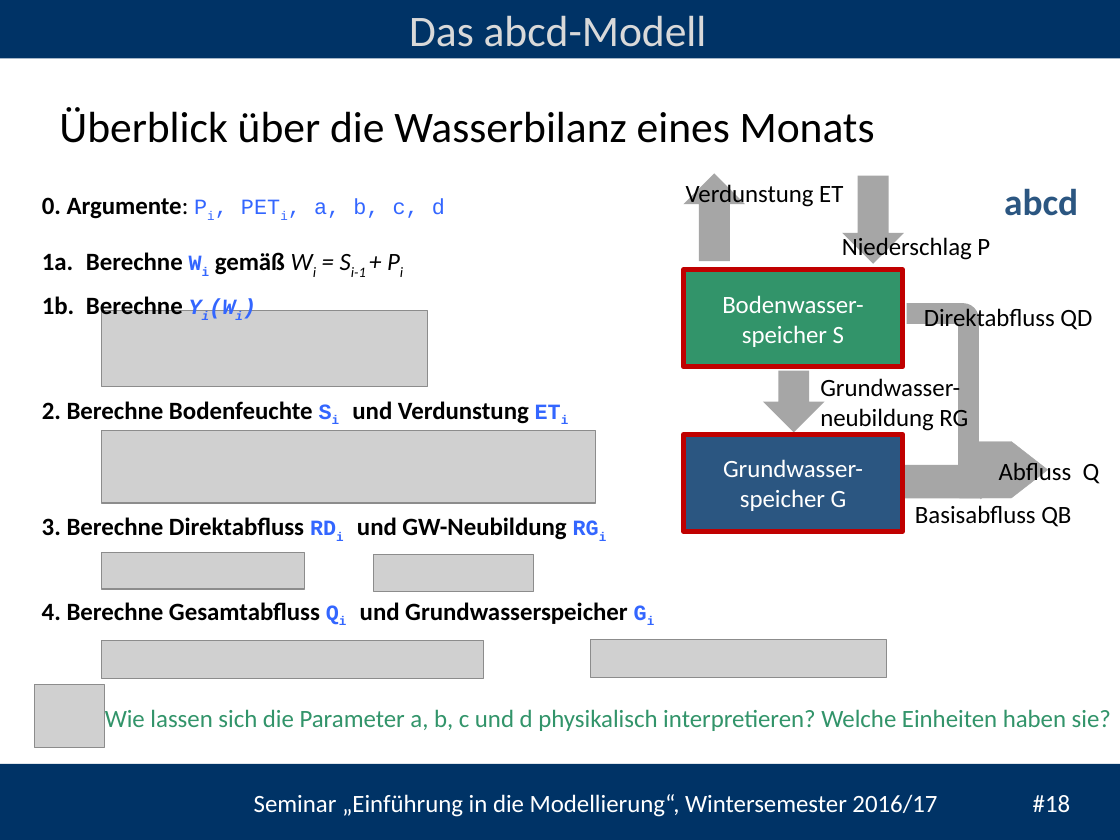
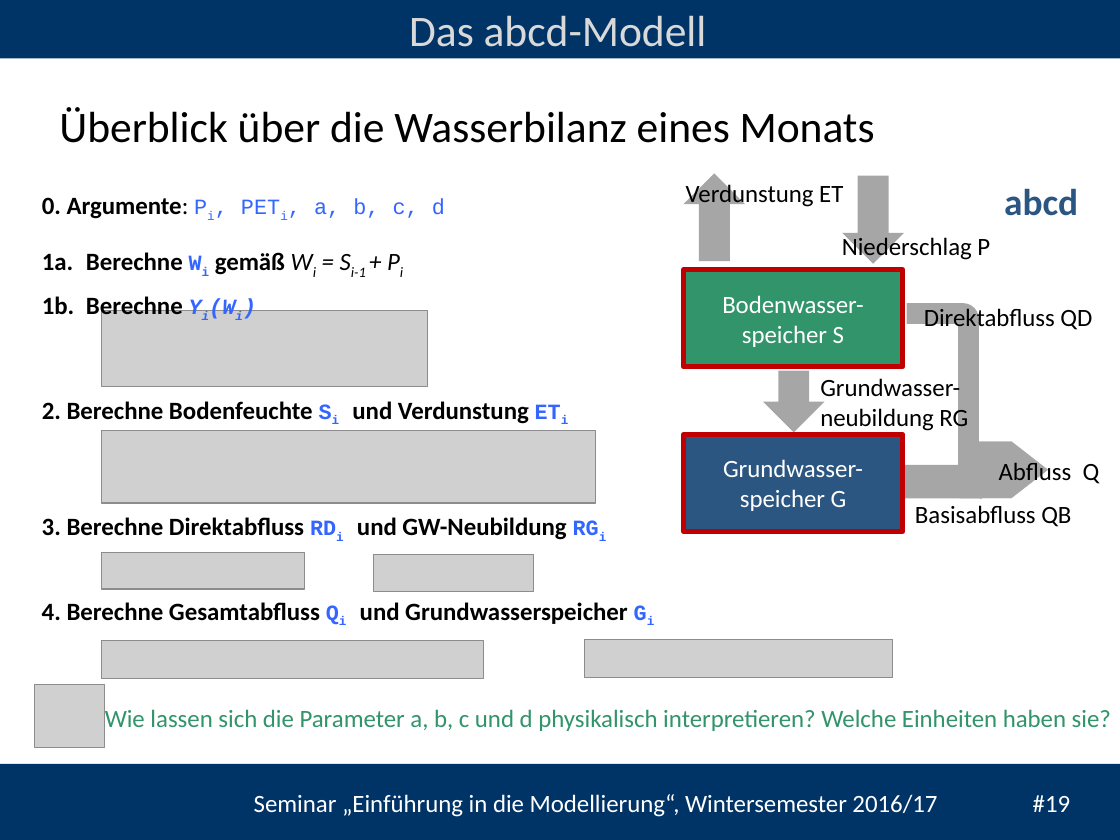
Before and after one commit to heistermann/Einf_Modellierung, a slide deck: slide 19 of Termin_5/folien/UebungModellierung#5.pptx (slide 18 before the commit). Drawn at 1120x840 pixels with LibreOffice and Linux fonts; fonts in the diff are those of the drawing; grey boxes stand for pictures; background and template pictures are left out. Boxes give left, top, right and bottom in pixels: in the first picture for what was removed or moved away, otherwise in the second. Text is boxed around its words. In the diff, an @@ line names an element or a change of style, - is before the commit and + after.

```diff
--- a/Termin_5/folien/UebungModellierung#5.pptx
+++ b/Termin_5/folien/UebungModellierung#5.pptx
@@ picture: place and size @@
-picture at box(590, 640, 886, 678)
+picture at box(585, 640, 893, 678)
@@ text at box(254, 794, 1071, 817): text changed @@
-Seminar „Einführung in die Modellierung“, Wintersemester 2016/17 #18
+Seminar „Einführung in die Modellierung“, Wintersemester 2016/17 #19
```
Also in this commit, not shown: 3 other slides changed, 2 slides added, 1 slide removed, 23 other files.
